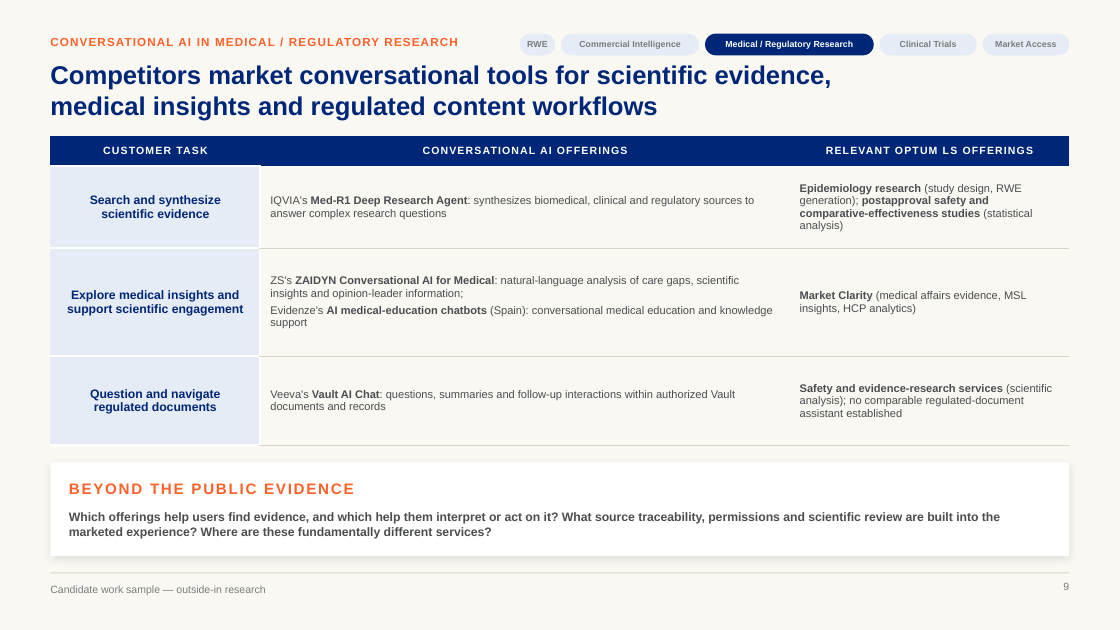
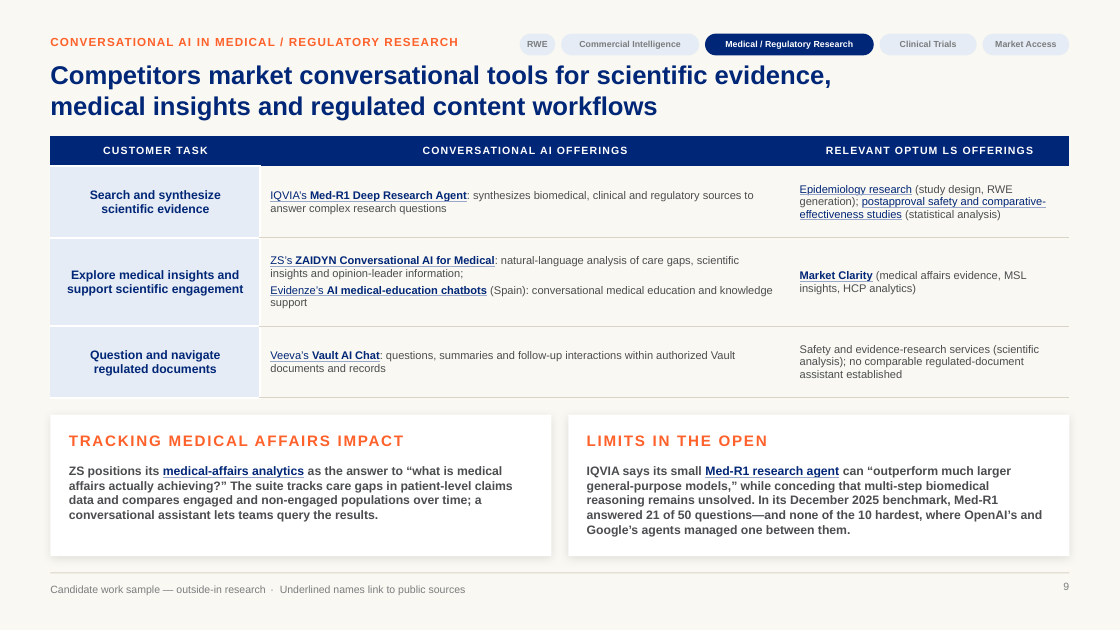
Before and after one commit to marinojt/test, a slide deck: slide 9 of deck/Optum-LS-Conversational-AI-sourced.pptx. Drawn at 1120x630 pixels with LibreOffice and Linux fonts; fonts in the diff are those of the drawing. Boxes give left, top, right and bottom in pixels: in the first picture for what was removed or moved away, otherwise in the second. Text is boxed around its words. In the diff, an @@ line names an element or a change of style, - is before the commit and + after.

```diff
--- a/deck/Optum-LS-Conversational-AI-sourced.pptx
+++ b/deck/Optum-LS-Conversational-AI-sourced.pptx
@@ table at (50,136,1070,397) @@
-row 2, column 2: IQVIA's Med-R1 Deep Research Agent: synthesizes biomedical, clinical and regulatory sources to answer complex research questions
+row 2, column 2: IQVIA’s Med-R1 Deep Research Agent: synthesizes biomedical, clinical and regulatory sources to answer complex research questions
-row 3, column 2: ZS's ZAIDYN Conversational AI for Medical: natural-language analysis of care gaps, scientific insights and opinion-leader information; / Evidenze's AI medical-education chatbots (Spain): conversational medical education and knowledge support
+row 3, column 2: ZS’s ZAIDYN Conversational AI for Medical: natural-language analysis of care gaps, scientific insights and opinion-leader information; / Evidenze’s AI medical-education chatbots (Spain): conversational medical education and knowledge support
-row 4, column 2: Veeva's Vault AI Chat: questions, summaries and follow-up interactions within authorized Vault documents and records
+row 4, column 2: Veeva’s Vault AI Chat: questions, summaries and follow-up interactions within authorized Vault documents and records
@@ text colour #4B4D4F to #002677, underline on in "Epidemiology research postapproval safety and comparative-ef ...", "Market Clarity" @@
@@ bold off in "Epidemiology research postapproval safety and comparative-ef ...", "Safety and evidence-research services" @@
@@ rectangle: place and size @@
-rectangle at (50,462,1070,556)
+rectangle at (50,414,551,556)
@@ rectangle added at (568,414,1069,556), fill #FFFFFF @@
@@ text added at (69,431,534,455), 13 pt, text #FF612B, bold @@
+TRACKING MEDICAL AFFAIRS IMPACT
@@ text added at (587,435,767,446), 13 pt, text #FF612B, bold @@
+LIMITS IN THE OPEN
@@ text at (69,466,513,522): text changed @@
-Which offerings help users find evidence, and which help them interpret or act on it? What source traceability, permissions and scientific review are built into the marketed experience? Where are these fundamentally different services?
+ZS positions its medical-affairs analytics as the answer to “what is medical affairs actually achieving?” The suite tracks care gaps in patient-level claims data and compares engaged and non-engaged populations over time; a conversational assistant lets teams query the results.
@@ text added at (587,466,1043,537), 10.5 pt, text #4B4D4F, bold @@
+IQVIA says its small Med-R1 research agent can “outperform much larger general-purpose models,” while conceding that multi-step biomedical reasoning remains unsolved. In its December 2025 benchmark, Med-R1 answered 21 of 50 questions—and none of the 10 hardest, where OpenAI’s and Google’s agents managed one between them.
@@ text removed at (69,483,354,494) @@
-BEYOND THE PUBLIC EVIDENCE
@@ text added at (280,585,466,595), 9 pt, text #7A7C7E @@
+· Underlined names link to public sources
```
Also in this commit, not shown: 10 other slides changed, 1 slide removed, 12 other files.
